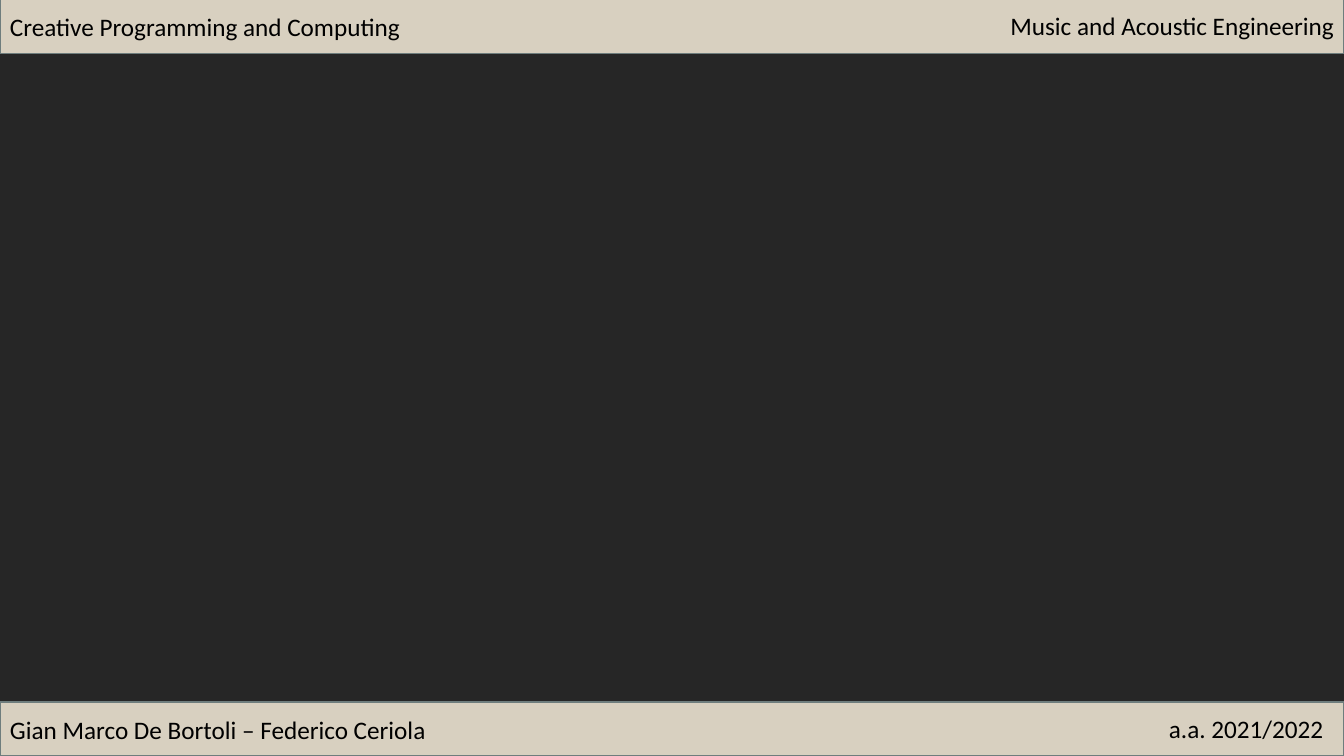
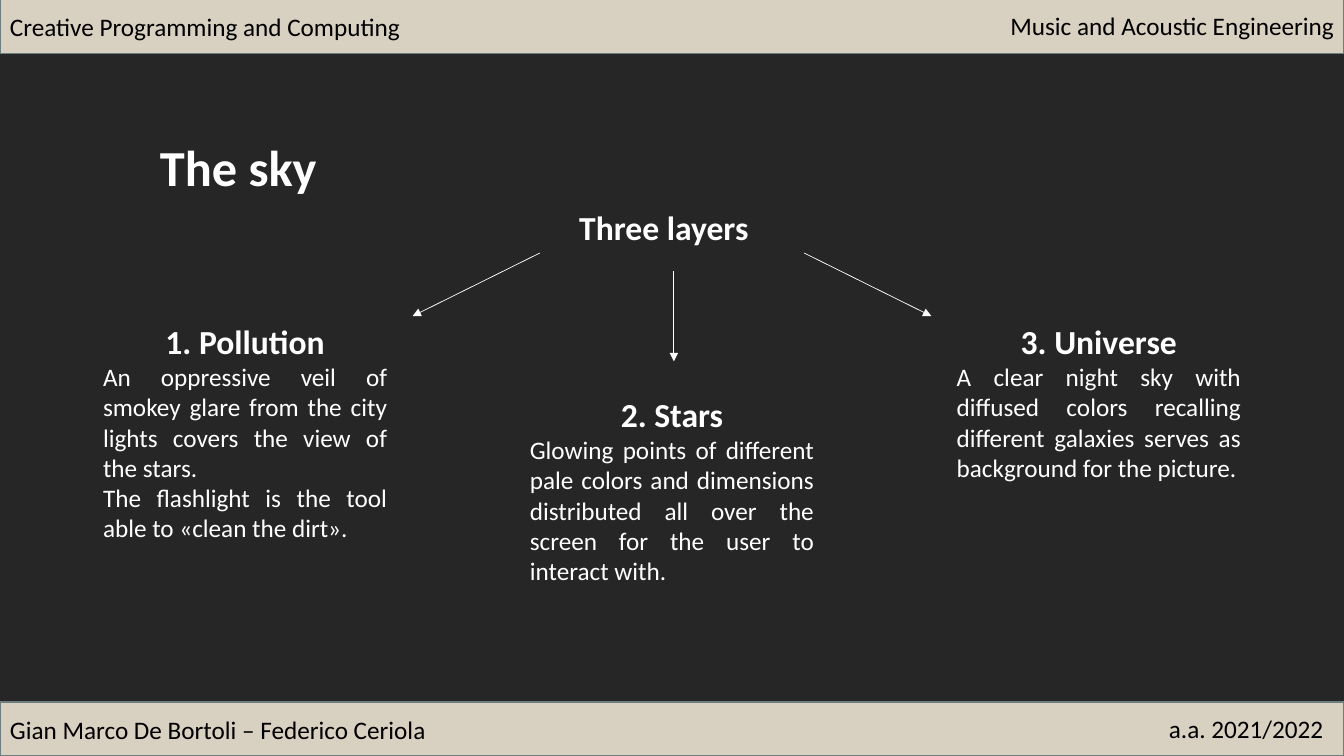
Before and after one commit to fCeriola/CPC_project, a slide deck: slide 5 of Proposta progetto.pptx. Drawn at 1344x756 pixels with LibreOffice and Linux fonts; fonts in the diff are those of the drawing. Boxes give left, top, right and bottom in pixels: in the first picture for what was removed or moved away, otherwise in the second. Text is boxed around its words. In the diff, an @@ line names an element or a change of style, - is before the commit and + after.

```diff
--- a/Proposta progetto.pptx
+++ b/Proposta progetto.pptx
@@ text added at (160,150,317,194), 36 pt, text #FFFFFF, bold @@
+The sky
@@ text added at (579,216,749,246), 24 pt, text #FFFFFF, bold @@
+Three layers
@@ arrow added from (540, 253) to (412, 317), #FFFFFF 0.5 pt @@
@@ arrow added from (805, 253) to (932, 317), #FFFFFF 0.5 pt @@
@@ arrow added from (675, 271) to (675, 361), #FFFFFF 0.5 pt @@
@@ text added at (103,330,387,537), 18 pt, text #FFFFFF @@
+1. Pollution
+An oppressive veil of smokey glare from the city lights covers the view of the stars.
+The flashlight is the tool able to «clean the dirt».
@@ text added at (957,330,1241,482), 18 pt, text #FFFFFF @@
+3. Universe
+A clear night sky with diffused colors recalling different galaxies serves as background for the picture.
@@ text added at (530,405,814,580), 18 pt, text #FFFFFF @@
+2. Stars
+Glowing points of different pale colors and dimensions distributed all over the screen for the user to interact with.
```
Also in this commit, not shown: 3 other slides changed.
